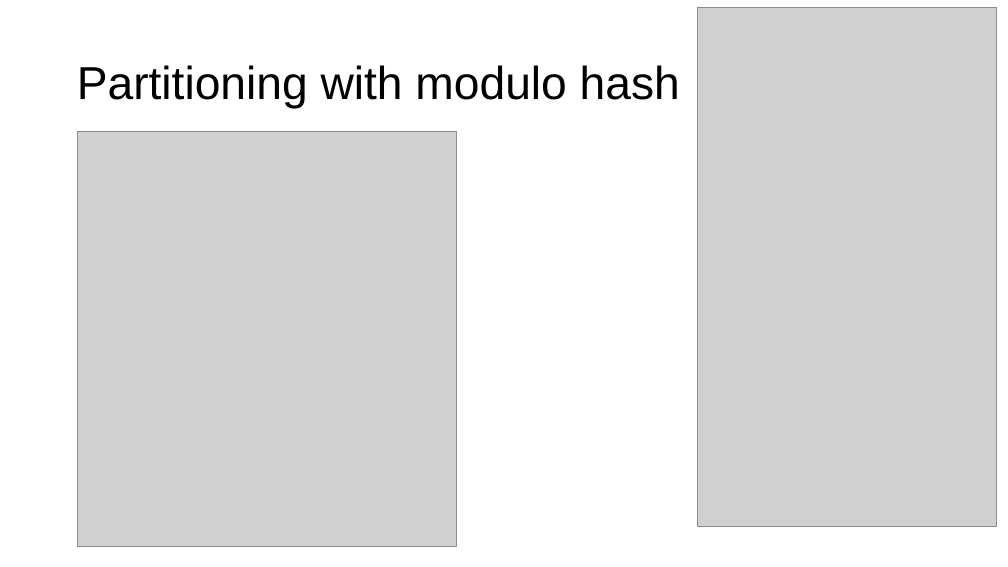
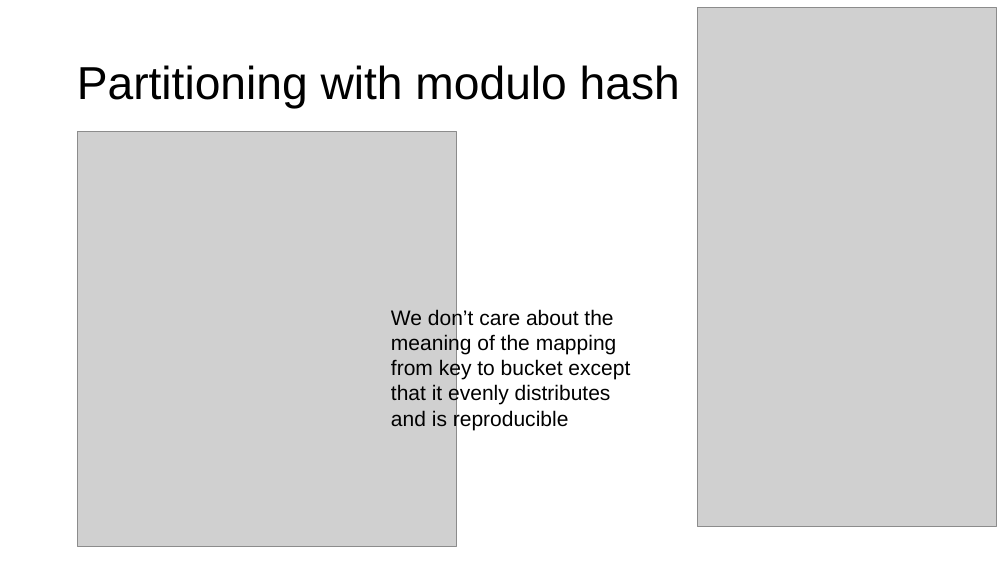
Before and after one commit to parrt/msds692, a slide deck: slide 9 of notes/hashtable.pptx. Drawn at 1008x567 pixels with LibreOffice and Linux fonts; fonts in the diff are those of the drawing; grey boxes stand for pictures; background and template pictures are left out. Boxes give left, top, right and bottom in pixels: in the first picture for what was removed or moved away, otherwise in the second. Text is boxed around its words. In the diff, an @@ line names an element or a change of style, - is before the commit and + after.

```diff
--- a/notes/hashtable.pptx
+++ b/notes/hashtable.pptx
@@ text added at <box>391,308,630,430</box>, 20 pt, text #000000 @@
+We don’t care about the meaning of the mapping from key to bucket except that it evenly distributes and is reproducible
```
Also in this commit, not shown: 11 other slides changed, 2 other files.
